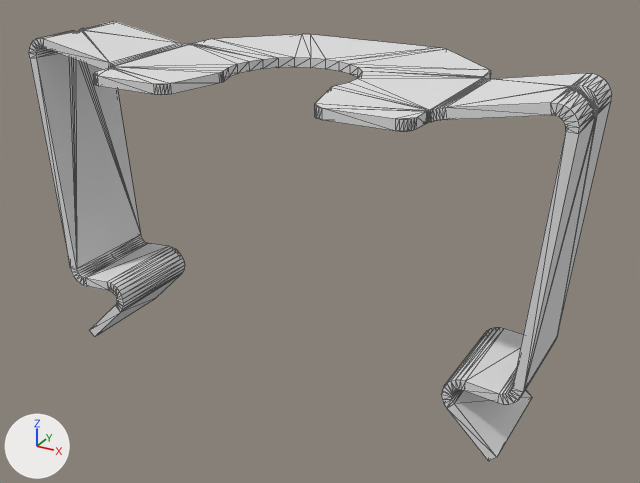
Two versions of the glTF model models/presilha_de_fogao/presilha_de_fogao.gltf, one commit apart.
Camera for both pictures: a 50 mm camera at (1.71, -2.88, 1.05) aimed at (0.05, 0.13, -0.45). The lights are fixed; the arrows at lower left show +X, +Y and +Z. Mesh edges are drawn as thin lines. Where no turn or scale is listed for an object, it has been applied to the vertices. Vertices at the same position are counted once.

Names of what the first picture shows: '05.849.110.45'.
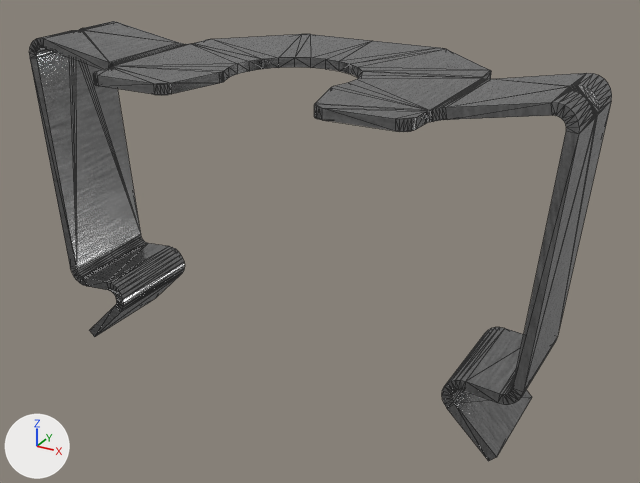
The newer file is also turned or shifted as a whole; pictures and numbers use the older file's frame.

The change, as a diff of the scene's bpy script:
```diff
--- a/models/presilha_de_fogao/presilha_de_fogao.gltf.py
+++ b/models/presilha_de_fogao/presilha_de_fogao.gltf.py
@@ img_part_basecolor @@
+img_part_basecolor = load_image('Part_BaseColor', '../../public/img/textures/Part_BaseColor.png', 1024, 1024, 'sRGB')
@@ img_part_normal @@
+img_part_normal = load_image('Part_Normal', '../../public/img/textures/Part_Normal.png', 1024, 1024, 'Non-Color')
@@ img_part_metallic_part_roughness @@
+img_part_metallic_part_roughness = load_image('Part_Metallic-Part_Roughness', '../../public/img/textures/Part_Metallic-Part_Roughness.png', 1024, 1024, 'Non-Color')
@@ mat_05_849_110_45 @@
+mat_05_849_110_45 = bpy.data.materials.new('05.849.110.45')
+# uses the picture img_part_basecolor
+# uses the picture img_part_metallic_part_roughness
+# uses the picture img_part_normal
@@ me_05_849_110_45 @@
 # used by ob_05_849_110_45; location = (0.0, 0.0, 0.0)
-me_05_849_110_45.from_pydata(...)  # 732 vertices, 1460 faces; spans x -1.14..1.14, y -0.39..0.71, z -1.02..0.35
+me_05_849_110_45.from_pydata(...)  # 634 vertices, 1264 faces; spans x -1.14..1.14, y -0.39..0.71, z -1.02..0.35
+# me_05_849_110_45 part 1: 15 vertices moved within x 0.66..1.14, y -0.24..0.28, z 0.25..0.31; 64 vertices removed from x 0.66..1.14, y -0.25..0.28, z 0.24..0.31; 33 vertices added at x 0.68..1.13, y -0.24..0.24, z 0.25..0.35
+# me_05_849_110_45 part 2: 6 vertices moved within x -1.04..-0.66, y -0.25..0.28, z 0.24..0.35; 59 vertices removed from x -0.68..-0.66, y -0.25..0.28, z 0.24..0.29; 26 vertices added at x -1.12..-0.67, y -0.24..0.25, z 0.25..0.34
+# me_05_849_110_45 part 3: 5 vertices moved within x 0.98..0.99, y -0.22..0.23, z -0.72; 21 vertices removed from x 0.8..0.98, y -0.22..0.23, z -0.81..-0.72; 3 vertices added at x 1.0, y -0.22..0.23, z -0.72
+# me_05_849_110_45 part 4: 2 vertices added at x 0.0, y 0.71, z 0.24..0.28
+# me_05_849_110_45 part 5: 442 faces spanning x -1.14..1.14, y -0.39..0.71, z -1.02..0.35 switch from mat_opaque_191_191_191__003 (light grey #e0e0e0) to mat_05_849_110_45
```

Pixel boxes [x1, y1, x2, y2] of what changed, in the pictures (640 x 483 px; the box of a moved part takes in the faces that stretch with it):
part 1 of me_05_849_110_45, moved or reshaped
    before: [315, 67, 611, 372]
    after: [370, 70, 604, 381]
part 2 of me_05_849_110_45, cut back
    before: [84, 22, 261, 83]
    after: [80, 22, 189, 66]
part 3 of me_05_849_110_45, cut back
    before: [452, 328, 523, 404]
    after: [466, 328, 524, 404]
part 4 of me_05_849_110_45, added
    after: [310, 34, 438, 61]
part 5 of me_05_849_110_45, recoloured
    both: [29, 23, 610, 457]
